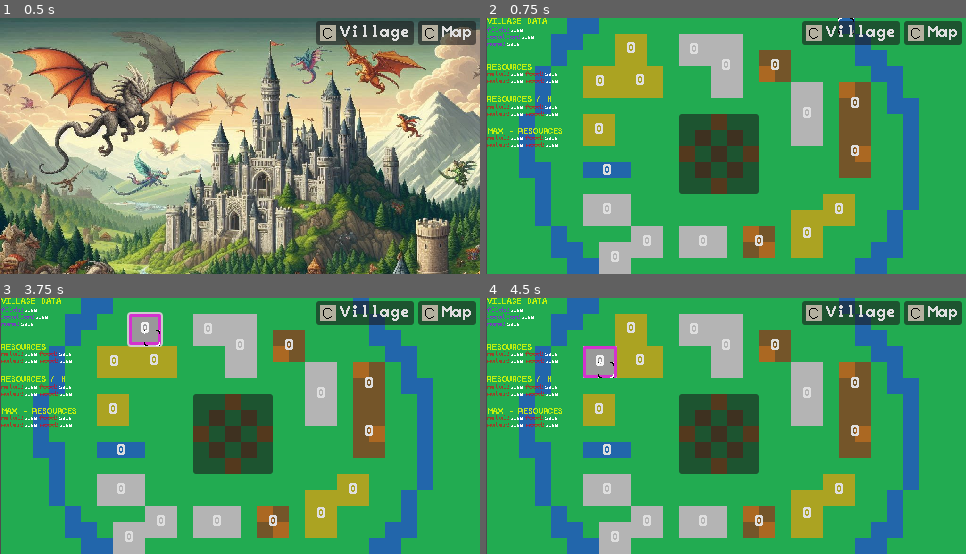
Above: before the commit, frames 1-4 (two rows, left to right).
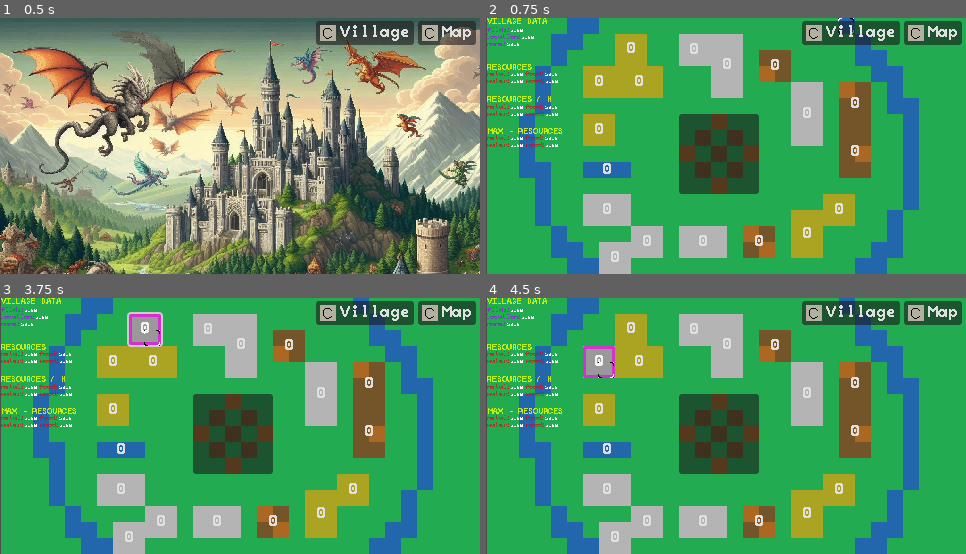
Above: after the commit, the same moments.

Repository: erperezm/travianami
Game: Godot game, scene res://scenes/travianami.tscn
Same seed, same stepped clock (60 frames per second), same inputs: the game is played once before the commit and once after it.
Inputs:
- Up to frame 1 (0.5 s): no input
- Up to frame 2 (0.75 s): click "Village" at 0.5 s
- Up to frame 3 (3.75 s): click "Village" at 1.25 s; click "Map" at 2 s; click "Village" at 2.75 s; click "0" at 3.5 s
- Up to frame 4 (4.5 s): click "0" at 4.25 s

Frame 1 is identical in both runs. In frame 2, 0.1% of the frame differs, in the area x 22-52%, y 15-62%; in frame 3, 0.1%; in frame 4, 0.2%.
Error before the commit: Compile Error: Failed to compile depended scripts. (res://scripts/loader.gd:0)

Commit message:
refactor(loader): Create dedicated functions for WorldMap and VillageMap loading

Diff:
--- a/project.godot
+++ b/project.godot
@@ -18,8 +18,8 @@
 
 [autoload]
 
+Http="*res://scripts/http.gd"
 ENV="*res://scripts/loader.gd"
-HttpRequest_G="*res://scripts/http_request.gd"
 
 [display]
 
--- /dev/null
+++ b/scenes/Http.tscn
@@ -0,0 +1,15 @@
+[gd_scene load_steps=2 format=3 uid="uid://cckhtt4i0hxmu"]
+
+[sub_resource type="GDScript" id="GDScript_fvvc4"]
+script/source = "extends Node
+
+func _ready():
+	Http.set_http_nodes($HTTPRequest_Get, $HTTPRequest_Post)
+"
+
+[node name="Http" type="Node"]
+script = SubResource("GDScript_fvvc4")
+
+[node name="HTTPRequest_Get" type="HTTPRequest" parent="."]
+
+[node name="HTTPRequest_Post" type="HTTPRequest" parent="."]
--- /dev/null
+++ b/scenes/http_get_all_villages.tscn
@@ -0,0 +1,8 @@
+[gd_scene load_steps=2 format=3 uid="uid://b8y1v8rbp624o"]
+
+[ext_resource type="Script" uid="uid://dmvekivxowibv" path="res://scripts/http_get_all_villages.gd" id="1_j0wiq"]
+
+[node name="HttpGetAllVillages" type="Node"]
+script = ExtResource("1_j0wiq")
+
+[node name="http_get_all_villages" type="HTTPRequest" parent="."]
--- a/scenes/travianami.tscn
+++ b/scenes/travianami.tscn
@@ -1,9 +1,13 @@
-[gd_scene load_steps=3 format=3 uid="uid://bje713tykkdp"]
+[gd_scene load_steps=5 format=3 uid="uid://bje713tykkdp"]
 
 [ext_resource type="PackedScene" uid="uid://c3n06ik3fjjbq" path="res://scenes/menu_ui.tscn" id="1_a1rj2"]
+[ext_resource type="PackedScene" uid="uid://cckhtt4i0hxmu" path="res://scenes/Http.tscn" id="1_j61ii"]
 [ext_resource type="Texture2D" uid="uid://eaimpdl28fqs" path="res://title_bg.png" id="2_waumh"]
+[ext_resource type="PackedScene" uid="uid://b8y1v8rbp624o" path="res://scenes/http_get_all_villages.tscn" id="4_txev8"]
 
 [node name="Travianami" type="Node2D"]
+
+[node name="Http" parent="." instance=ExtResource("1_j61ii")]
 
 [node name="MenuUI" parent="." instance=ExtResource("1_a1rj2")]
 
@@ -12,3 +16,5 @@
 offset_bottom = 397.0
 texture = ExtResource("2_waumh")
 expand_mode = 2
+
+[node name="HttpGetAllVillages" parent="." instance=ExtResource("4_txev8")]
--- a/scenes/village_view.tscn
+++ b/scenes/village_view.tscn
@@ -1,9 +1,10 @@
-[gd_scene load_steps=13 format=4 uid="uid://dgeb2v3rphddf"]
+[gd_scene load_steps=14 format=4 uid="uid://dgeb2v3rphddf"]
 
 [ext_resource type="Texture2D" uid="uid://cefp2rc730r30" path="res://sprites/tiles/world_tiles_16.png" id="1_4rhbv"]
 [ext_resource type="Script" uid="uid://8cxo3xsulin2" path="res://scripts/village_view.gd" id="1_ayspc"]
 [ext_resource type="Script" uid="uid://rn6aesf23wr6" path="res://scripts/fields_update.gd" id="2_05bvo"]
 [ext_resource type="PackedScene" uid="uid://c3n06ik3fjjbq" path="res://scenes/menu_ui.tscn" id="2_11uop"]
+[ext_resource type="PackedScene" uid="uid://cckhtt4i0hxmu" path="res://scenes/Http.tscn" id="2_qk5d5"]
 [ext_resource type="Script" uid="uid://cimpltwyacpnv" path="res://scripts/village_mouse_control.gd" id="3_wn7bj"]
 [ext_resource type="Script" uid="uid://dohj0i2l5g0jr" path="res://scripts/settlement.gd" id="4_757w0"]
 [ext_resource type="Theme" uid="uid://d2f76mf7n0kkw" path="res://scenes/buttonTheme.tres" id="5_m6pbj"]
@@ -39,6 +40,8 @@
 [node name="VillageView" type="Node2D"]
 script = ExtResource("1_ayspc")
 
+[node name="Http" parent="." instance=ExtResource("2_qk5d5")]
+
 [node name="TileMapLayer" type="TileMapLayer" parent="."]
 position = Vector2(1, 0)
 tile_map_data = PackedByteArray("AAAAAAAAAAAAAAAAAAAAAAEAAAAAAAAAAAAAAAIAAAAAAAAAAAAAAAMAAAAAAAAAAAAAAAUAAAAAAAAAAAAAAA …(7600 unchanged characters)…
@@ -394,7 +397,7 @@
 clip_contents = true
 offset_left = 97.0
 offset_top = 48.0
-offset_right = 131.0
+offset_right = 129.0
 offset_bottom = 80.0
 mouse_filter = 1
 mouse_default_cursor_shape = 2
@@ -406,8 +409,8 @@
 
 [node name="field2" type="Button" parent="field"]
 clip_contents = true
-offset_left = 131.0
-offset_top = 47.0
+offset_left = 129.0
+offset_top = 48.0
 offset_right = 177.0
 offset_bottom = 80.0
 mouse_filter = 1
@@ -476,10 +479,10 @@
 
 [node name="field7" type="Button" parent="field"]
 clip_contents = true
-offset_left = 224.0
-offset_top = 16.0
+offset_left = 225.0
+offset_top = 15.0
 offset_right = 257.0
-offset_bottom = 80.0
+offset_bottom = 79.0
 mouse_filter = 1
 mouse_default_cursor_shape = 2
 theme = ExtResource("5_m6pbj")
@@ -563,7 +566,7 @@
 offset_left = 97.0
 offset_top = 141.0
 offset_right = 145.0
-offset_bottom = 165.0
+offset_bottom = 164.0
 mouse_filter = 1
 mouse_default_cursor_shape = 2
 theme = ExtResource("5_m6pbj")
--- a/scenes/world_map.tscn
+++ b/scenes/world_map.tscn
@@ -1,6 +1,7 @@
-[gd_scene load_steps=9 format=4 uid="uid://fpi4orbkll81"]
+[gd_scene load_steps=10 format=4 uid="uid://fpi4orbkll81"]
 
 [ext_resource type="Texture2D" uid="uid://cefp2rc730r30" path="res://sprites/tiles/world_tiles_16.png" id="1_4tyb7"]
+[ext_resource type="PackedScene" uid="uid://b8y1v8rbp624o" path="res://scenes/http_get_all_villages.tscn" id="1_sh0tg"]
 [ext_resource type="Texture2D" uid="uid://d03jnatiy20q7" path="res://sprites/tiles/menu_background.png" id="2_jmymy"]
 [ext_resource type="Texture2D" uid="uid://cahmux5oojk6v" path="res://sprites/tiles/tile_selected.png" id="2_le3f8"]
 [ext_resource type="Script" uid="uid://odg3yk4eixu4" path="res://scripts/tile_map_cursor.gd" id="3_na3mi"]
@@ -38,6 +39,8 @@
 
 [node name="Node2D" type="Node2D"]
 
+[node name="HttpGetAllVillages" parent="." instance=ExtResource("1_sh0tg")]
+
 [node name="TileMapWorld" type="TileMapLayer" parent="."]
 tile_map_data = PackedByteArray("AAABAAAAAAABAAAAAAABAAEAAAABAAAAAAABAAIAAAAAAAAAAAACAAIAAAABAAAAAAACAAMAAAAAAAAAAAABAA …(7600 unchanged characters)…
 tile_set = SubResource("TileSet_nrot4")
--- a/scripts/fields_update.gd
+++ b/scripts/fields_update.gd
@@ -4,7 +4,6 @@
 @onready var fields_parent_node = $"."
 
 func _ready() -> void:
-	ENV.connect("player_village_loaded", Callable(self, "_on_player_village_loaded"))
 	create_filds_signal()
 
 # Iterate over all --field button nodes-- setting [level] and [tooltip] text
@@ -24,17 +23,13 @@
 				field_button_index +=1
 
 # Update field level  [requested by buttons]
-func update_resource_field(field_button: BaseButton) -> void:
+func upgrade_resource_field(field_button: BaseButton) -> void:
 	if ENV.player_village:
 		var field_button_index = field_button.get_meta("index")
 
-		HttpRequest_G.p_request(ENV.player_village.Id, ENV.player_village.field.resources[field_button_index].Id)
+		Http.upgrade_resource(ENV.player_village.Id, ENV.player_village.field.resources[field_button_index].Id)
 
 		set_resource_level()
-
-# This signal comes from loader script when <<payer_village>> variable is setted
-func _on_player_village_loaded() -> void:
-	set_resource_level()
 
 # Create dinamicly all button signals
 func create_filds_signal() -> void:
@@ -42,4 +37,4 @@
 		if field_button is Button:
 			field_button.pressed.connect(Callable(self, "_on_field_button_pressed").bind(field_button))
 func _on_field_button_pressed(field_button) -> void:
-	update_resource_field(field_button)
+	upgrade_resource_field(field_button)
--- /dev/null
+++ b/scripts/http.gd
@@ -0,0 +1,90 @@
+
+extends HTTPRequest
+
+const BASE_URL := "https://ernesto.santos.edu.do"
+const PLAYER_VILLAGE_ID = "0e73b275-ea99-4436-ae80-ee568350ae14"
+
+var villages: Array = []
+var village: Array = []
+
+var get_queue: Array[String] = []
+var post_queue: Array[Dictionary] = []
+var post_queue_empty: = true
+var http_get: HTTPRequest
+var http_post: HTTPRequest
+var http_get_all_villages: HTTPRequest
+
+
+func set_http_all_villages_nodes(hget: HTTPRequest) -> void:
+	http_get_all_villages = hget
+	if http_get_all_villages:
+		http_get_all_villages.request_completed.connect(_on_get_all_village_completed)
+		_refresh_all_villages()
+func _refresh_all_villages() -> void:
+	http_get_all_villages.request("%s/village"%BASE_URL)
+
+func _on_get_all_village_completed(_result: int, response_code: int, _headers: PackedStringArray, body: PackedByteArray) -> void:
+	if response_code == 200:
+		var json = JSON.new()
+		if json.parse(body.get_string_from_utf8()) == OK and json.data is Array :
+			villages = json.data
+			print("all_villages")
+	_refresh_all_villages()
+
+
+func set_http_nodes(hget_node: HTTPRequest, hpost_node: HTTPRequest) -> void:
+	http_get = hget_node
+	http_post = hpost_node
+	if http_get:
+		http_get.request_completed.connect(_on_get_completed)
+	if http_post:
+		http_post.request_completed.connect(_on_post_completed)
+	_refresh_villages()
+
+
+func _refresh_villages() -> void:
+	get_queue.append("%s/village/%s"%[BASE_URL,PLAYER_VILLAGE_ID])
+	_process_get_queue()
+
+func upgrade_resource(village_id: String, resource_id: String) -> void:
+	var url = "https://ernesto.santos.edu.do/village/%s/upgrade/resource/%s" %[village_id, resource_id]
+	post_queue.append({
+		"url": url,
+		"headers": ["Content-Type: application/json"]
+	})
+	if post_queue_empty:
+		post_queue_empty = false
+		_process_post_queue()
+
+func _process_get_queue() -> void:
+	if get_queue.is_empty():
+		return
+	var url = get_queue.pop_front()
+	http_get.request(url)
+
+func _process_post_queue() -> void:
+	if post_queue.is_empty() or http_post.get_http_client_status() in [HTTPClient.STATUS_CONNECTING, HTTPClient.STATUS_RESOLVING, HTTPClient.STATUS_REQUESTING]:
+		print("fin")
+		post_queue_empty = true
+		return
+	var req = post_queue.pop_front()
+	http_post.request(req.url, req.headers, HTTPClient.METHOD_POST)
+	print("otro")
+func _on_get_completed(_result: int, response_code: int, _headers: PackedStringArray, body: PackedByteArray) -> void:
+	if response_code == 200:
+		var json = JSON.new()
+		if json.parse(str("["+body.get_string_from_utf8()+"]")) == OK and json.data is Array :
+			village = json.data
+			print("player_village")
+	#get_tree().create_timer(0.5).timeout
+	_refresh_villages()
+
+func _on_post_completed(_result: int, response_code: int, _headers: PackedStringArray, body: PackedByteArray) -> void:
+	if response_code == 200:
+		var json = JSON.new()
+		if json.parse(body.get_string_from_utf8()) == OK:
+			var data = json.data
+			if data is Dictionary and data.get("success") == true:
+				await get_tree().create_timer(0.3).timeout
+				_refresh_villages()
+	_process_post_queue()
--- /dev/null
+++ b/scripts/http_get_all_villages.gd
@@ -0,0 +1,4 @@
+extends Node
+
+func _ready():
+	Http.set_http_all_villages_nodes($http_get_all_villages)
--- a/scripts/loader.gd
+++ b/scripts/loader.gd
@@ -1,29 +1,14 @@
 extends Node
 
 #Player villalge index
-const PLAYER_VILLAGE_INDEX = 3
+const PLAYER_VILLAGE_INDEX = 0
 const WAIT_TIME_INTERVAL = 2
 var player_village = null
-signal player_village_loaded()
+var all_village = null
 
 
-func _ready() -> void:
-	get_remote_world_data()
-	continuous_timer()
-
-# Infinite timer. Deamon for update village data in <<WAIT_TIME_INTERVAL>> time.
-func continuous_timer() -> void:
-	var timer = Timer.new()
-	timer.wait_time = WAIT_TIME_INTERVAL
-	timer.autostart = true
-	timer.one_shot = false
-	add_child(timer)
-	timer.timeout.connect(_on_continuous_timer_timeout)
-func _on_continuous_timer_timeout():
-	get_remote_world_data()
-
-
-func get_remote_world_data() -> void:
-	if(HttpRequest_G.loaded):
-		player_village = HttpRequest_G.villages[PLAYER_VILLAGE_INDEX]
-		emit_signal("player_village_loaded")
+func _process(_delta: float) -> void:
+	if Http.village:
+		player_village = Http.village[PLAYER_VILLAGE_INDEX].village
+	if Http.villages:
+		all_village = Http.villages
--- /dev/null
+++ b/scripts/set_http_nodes.gd
@@ -0,0 +1,4 @@
+extends Node
+
+func _ready():
+	Http.set_http_nodes($HTTPRequest_Get, $HTTPRequest_Post)
--- a/scripts/tile_map_cursor.gd
+++ b/scripts/tile_map_cursor.gd
@@ -12,19 +12,9 @@
 
 var GridSize = 4
 var Dic = {}
-# Called when the node enters the scene tree for the first time.
-# Part of the code generation investigation - DO NOT DELETE YET
-#func _ready() -> void:
-	## Create the cell based on the sprite index
-	#for x in GridSize:
-		#for y in GridSize:
-			#set_cell(Vector2(x, y), [index-here], Vector2i(0, 0))
 
 func _ready() -> void:
-	if(HttpRequest_G.loaded):
-		set_data()
-	else:
-		print("loading villages")
+	set_data()
 
 func _physics_process(_delta: float) -> void:
 	var mouseCoords = local_to_map(get_local_mouse_position())
@@ -34,21 +24,16 @@
 func _input(event):
 	if event is InputEventMouseButton:
 		if event.pressed:
-			#print("MouseCoords: ", get_mouse_coords())
-			#print("Terrain type: ", get_z_index())
-			#print(get_village_index())
-			if(HttpRequest_G.loaded):
-				set_data()
-			else:
-				print("loading villages")
+			set_data()
 
 func set_data():
-	data_wood.text = str(HttpRequest_G.villages[get_village_index()].resourcesCuantity.wood)
-	data_food.text = str(HttpRequest_G.villages[get_village_index()].resourcesCuantity.food)
-	data_water.text = str(HttpRequest_G.villages[get_village_index()].resourcesCuantity.water)
-	data_metal.text = str(HttpRequest_G.villages[get_village_index()].resourcesCuantity.metal)
-	data_terrain.text =  str(get_zIndex())
-	data_name.text = str(HttpRequest_G.villages[get_village_index()].name)
+	if ENV.all_village:
+		data_name.text = str(ENV.all_village[get_village_index()].name)
+		data_wood.text = str(ENV.all_village[get_village_index()].resourcesCuantity.wood)
+		data_food.text = str(ENV.all_village[get_village_index()].resourcesCuantity.food)
+		data_water.text = str(ENV.all_village[get_village_index()].resourcesCuantity.water)
+		data_metal.text = str(ENV.all_village[get_village_index()].resourcesCuantity.metal)
+		data_terrain.text =  str(get_zIndex())
 
 func get_mouse_coords():
 	return local_to_map(get_local_mouse_position())
Not shown, added: scripts/http.gd.uid
Not shown, added: scripts/http_get_all_villages.gd.uid
